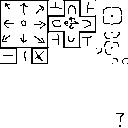
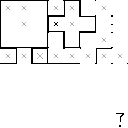
Two versions of the same layered image (128 × 128). Layer-by-layer changes:
hid "Paint Layer 1" (1st of 2), painted on it over [2, 2, 128, 64]
added layer "Paint Layer 2" above "Paint Layer 1" over [2, 2, 128, 64]
painted on "Paint Layer 1" (2nd of 2) over [2, 2, 128, 64]
